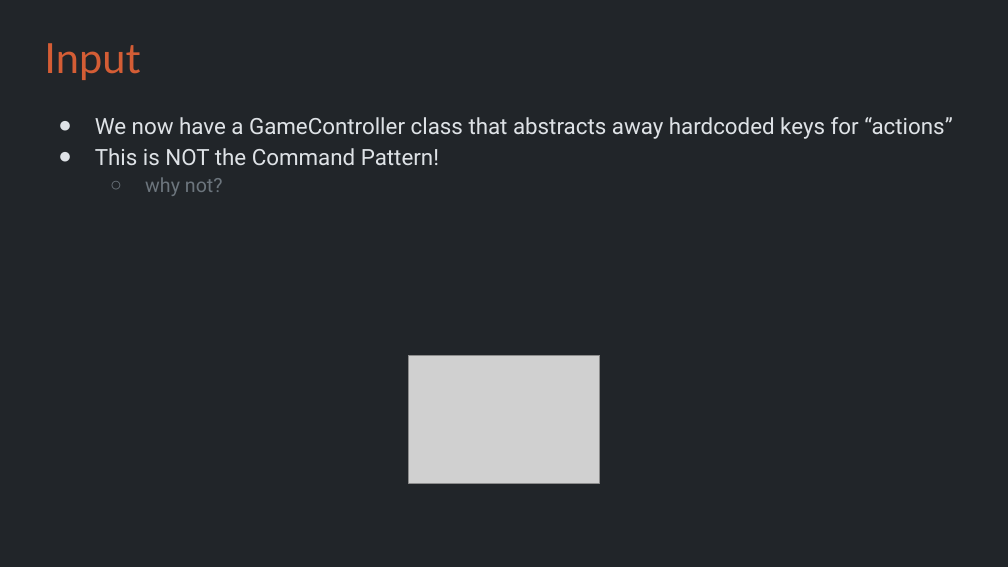
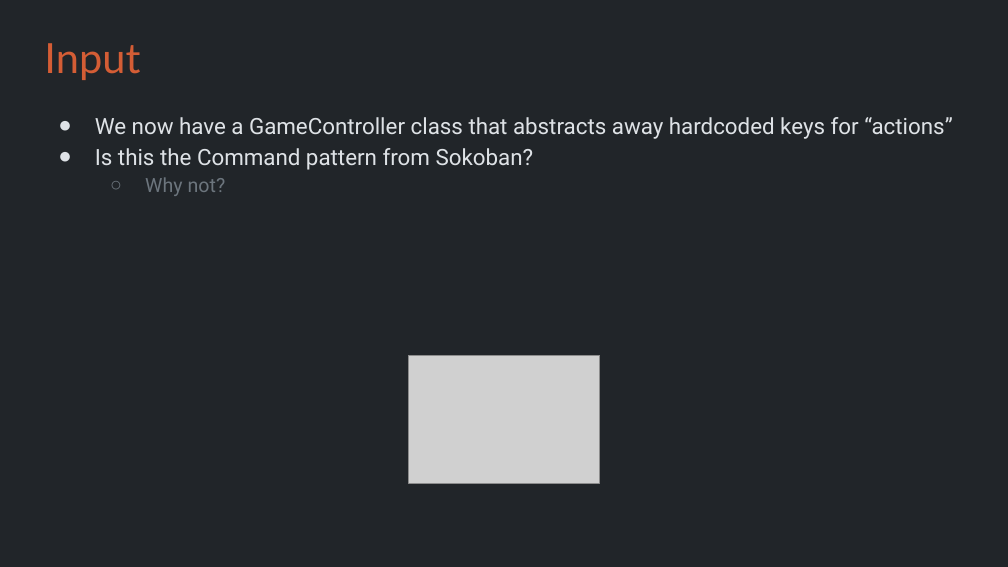
Before and after one commit to Metamate/gar, a slide deck: slide 16 of slides/06 Super Mario Bros.pptx. Drawn at 1008x567 pixels with LibreOffice and Linux fonts; fonts in the diff are those of the drawing; grey boxes stand for pictures. Boxes give left, top, right and bottom in pixels: in the first picture for what was removed or moved away, otherwise in the second. Text is boxed around its words. In the diff, an @@ line names an element or a change of style, - is before the commit and + after.

```diff
--- a/slides/06 Super Mario Bros.pptx
+++ b/slides/06 Super Mario Bros.pptx
@@ text at (95,148,534,196): text changed @@
-● This is NOT the Command Pattern!
-  ○ why not?
+● Is this the Command pattern from Sokoban?
+  ○ Why not?
```
Also in this commit, not shown: 3 other slides changed, 6 other files.
